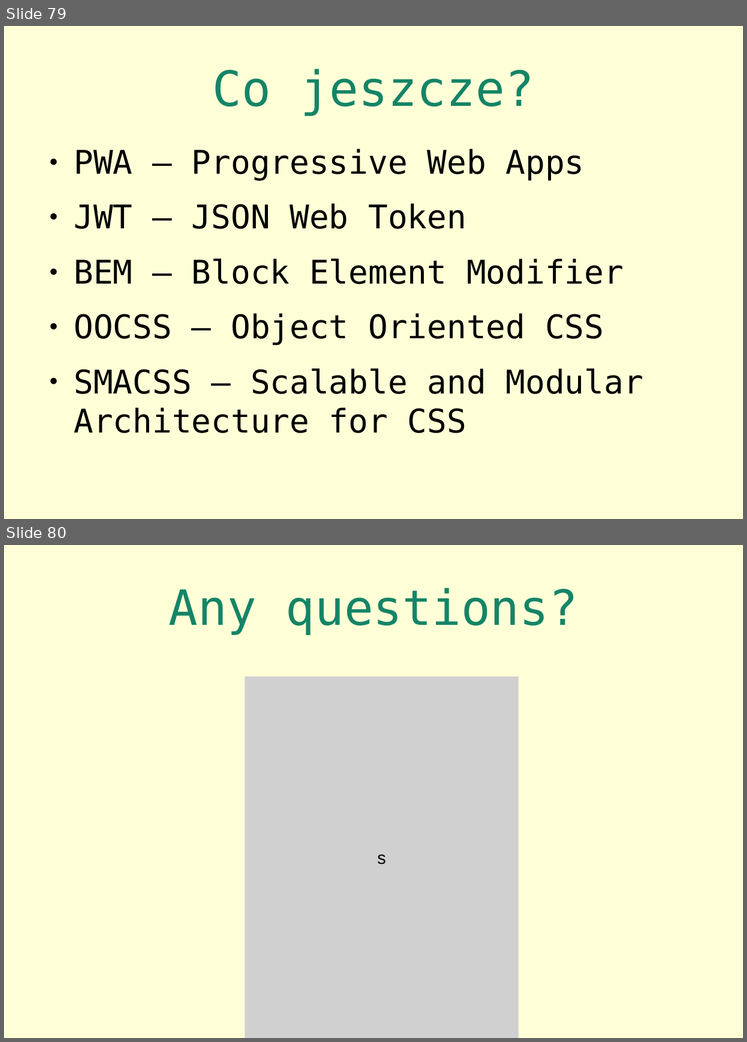
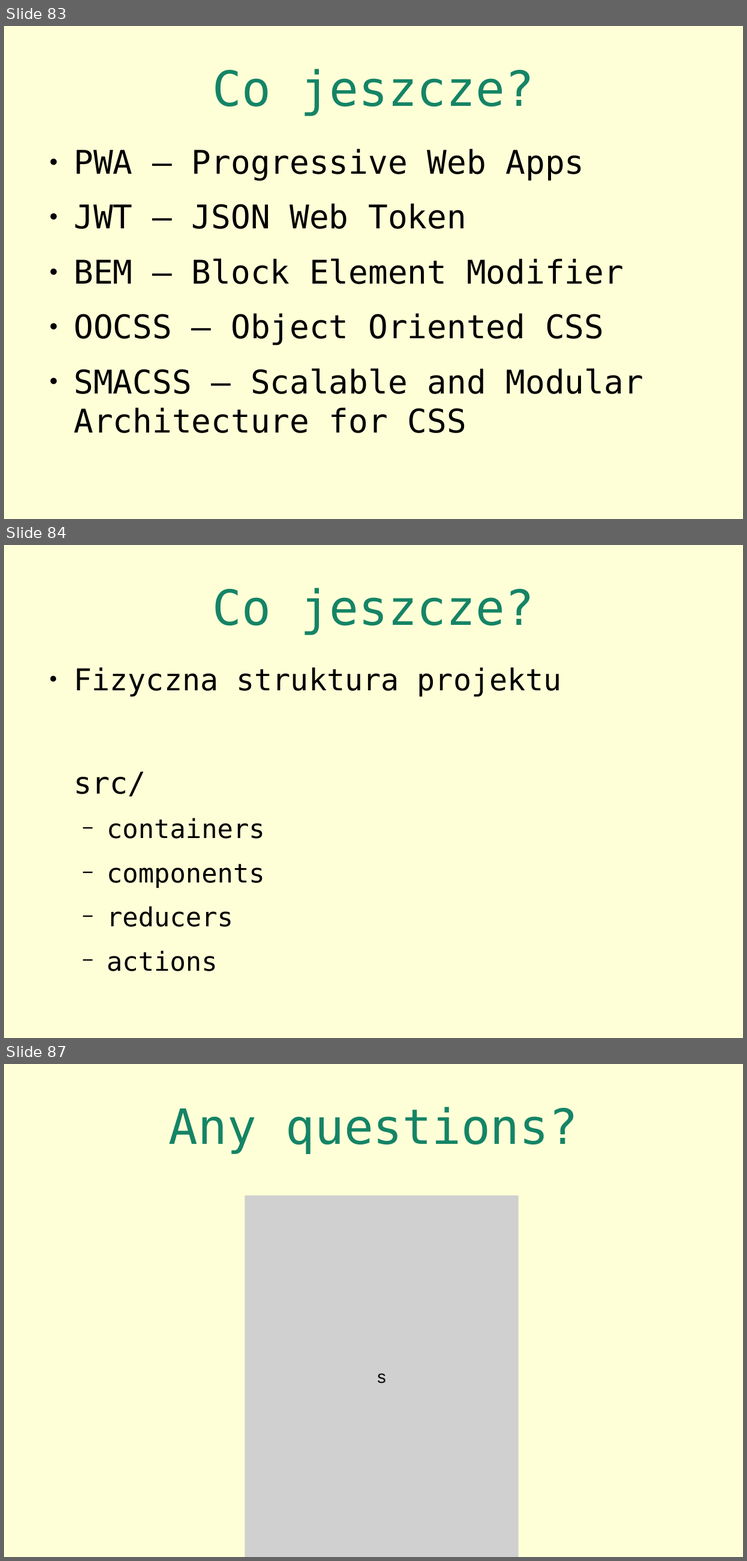
Before and after one commit to siciarek/react-for-oo-programmers, a slide deck: react.for.programmers.odp. Shown one above the other, each under a label of ours: slides 79 and 80 before the commit, slides 83, 84 and 87 after it; the slides between them are not shown. The pictures are 747x1042 and 747x1561 pixels, drawn with LibreOffice and Linux fonts; fonts in the diff are those of the drawing; grey boxes stand for pictures. Boxes give left, top, right and bottom in pixels: in the first picture for what was removed or moved away, otherwise in the second. Text is boxed around its words. In the diff, an @@ line names an element or a change of style, - is before the commit and + after.

```diff
--- a/react.for.programmers.odp
+++ b/react.for.programmers.odp
@@ slide 84 added at (x1=4, y1=545, x2=743, y2=1038), background #FFFFD7 @@
@@ title added at (x1=213, y1=588, x2=534, y2=635), 50.3 pt, text #158466 @@
+Co jeszcze?
@@ text added at (x1=74, y1=667, x2=562, y2=971), 27.2 pt, text #000000 @@
+● Fizyczna struktura projektu
+src/
+  − containers
+  − components
+  − reducers
+  − actions
@@ what was slide 79 is now slide 83 @@
@@ what was slide 80 is now slide 87 @@
```
Also in this commit, not shown: 6 other slides added.
